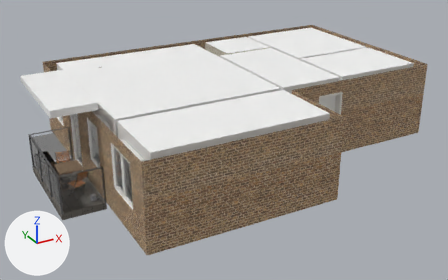
The glTF model public/apartment/lite/apartment.gltf, before and after one commit.
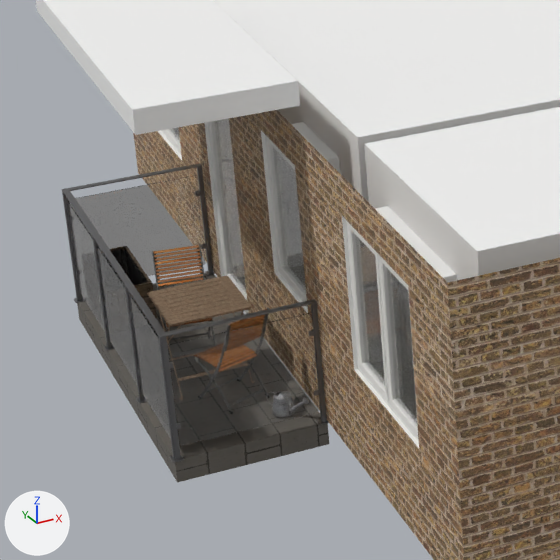
Each version is shown whole from a 50 mm camera at (-4.8, -20.47, 8.55) aimed at (4.11, -4.26, 0.44), then close up on the part from 2% to 39% of the width and 28% to 87% of the height. Arrows for +X, +Y and +Z are at lower left; the lights stay in place. The last two pictures show the newer version. Where no turn or scale is listed for an object, it has been applied to the vertices.

Before the edit, the objects in view are built like this:
```python
ob_balcony_set_0 = bpy.data.objects.new('balcony_set_0', me_folding_chair_wood)
ob_balcony_set_0.location = (-0.89, -4.87, 0.43)
ob_balcony_set_1 = bpy.data.objects.new('balcony_set_1', me_folding_chair_wood_001)
ob_balcony_set_1.location = (-0.99, -3.79, 0.43)
ob_balcony_set_2 = bpy.data.objects.new('balcony_set_2', me_folding_table_wood_001)
ob_balcony_set_2.location = (-1.0, -4.36, 0.37)
ob_ceil_living = bpy.data.objects.new('ceil_living', me_ceil_living)
ob_ceil_living.location = (2.6, -2.9, 2.5)
ob_planter_0 = bpy.data.objects.new('planter_0', me_plane_003)
ob_planter_0.location = (-1.32, -2.75, 0.21)
# also in view: 'wall_ext' at (5.27, -4.07, 1.25); 'rail_w_1' at (-1.59, -3.93, 0.53); 'win_vaer3_1' at (-0.15, -7.09, 1.5); 'win_vaer3_2' at (-0.3, -7.09, 1.5); 'balcony_above' at (-0.99, -3.93, 2.85)
```
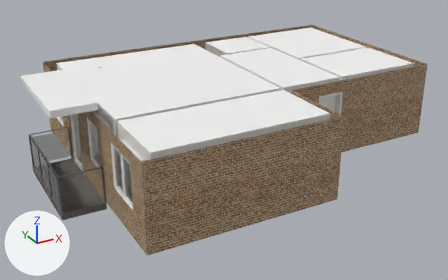
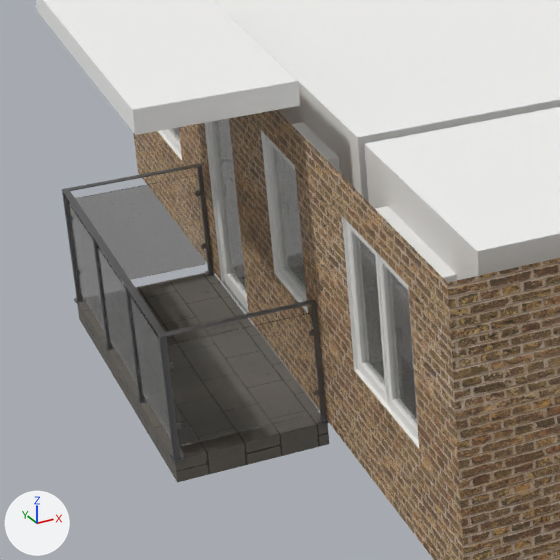
Boxes (x1, y1, x2, y2) around the edits, measured in the close-ups (560 x 560 px):
'balcony_set_2', deleted (brown): before (147, 276, 251, 361)
'balcony_set_1', deleted (brown): before (152, 244, 214, 362)
'planter_0', deleted: before (102, 246, 157, 325)
'balcony_set_0', deleted: before (226, 308, 269, 332)

The change, as a diff of the scene's bpy script:
```diff
--- a/public/apartment/lite/apartment.gltf.py
+++ b/public/apartment/lite/apartment.gltf.py
@@ ob_balcony_set_0 @@
-ob_balcony_set_0 = bpy.data.objects.new('balcony_set_0', me_folding_chair_wood)
-ob_balcony_set_0.location = (-0.89, -4.87, 0.43)
@@ ob_balcony_set_1 @@
-ob_balcony_set_1 = bpy.data.objects.new('balcony_set_1', me_folding_chair_wood_001)
-ob_balcony_set_1.location = (-0.99, -3.79, 0.43)
@@ ob_balcony_set_2 @@
-ob_balcony_set_2 = bpy.data.objects.new('balcony_set_2', me_folding_table_wood_001)
-ob_balcony_set_2.location = (-1.0, -4.36, 0.37)
@@ ob_planter_0 @@
-ob_planter_0 = bpy.data.objects.new('planter_0', me_plane_003)
-ob_planter_0.location = (-1.32, -2.75, 0.21)
```
